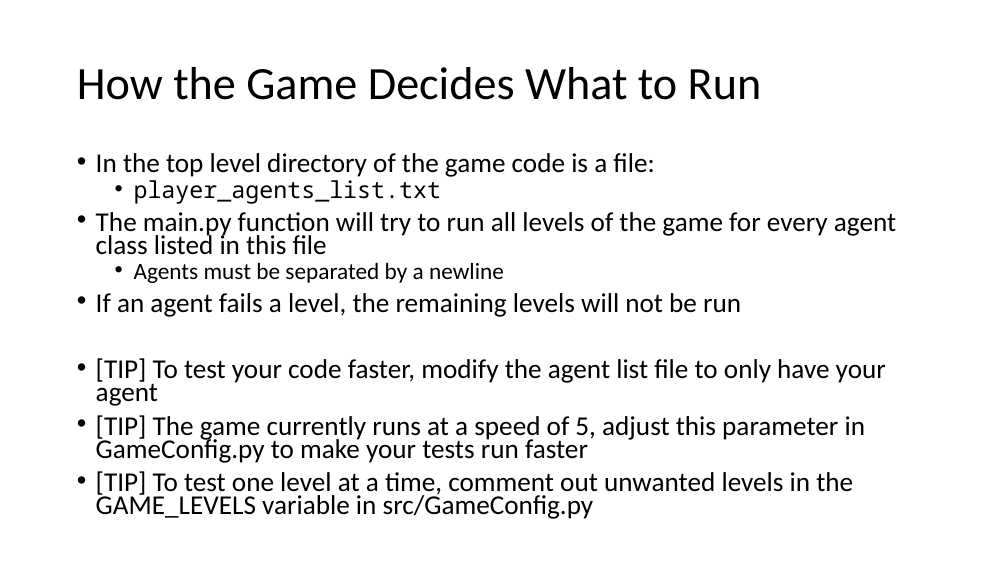
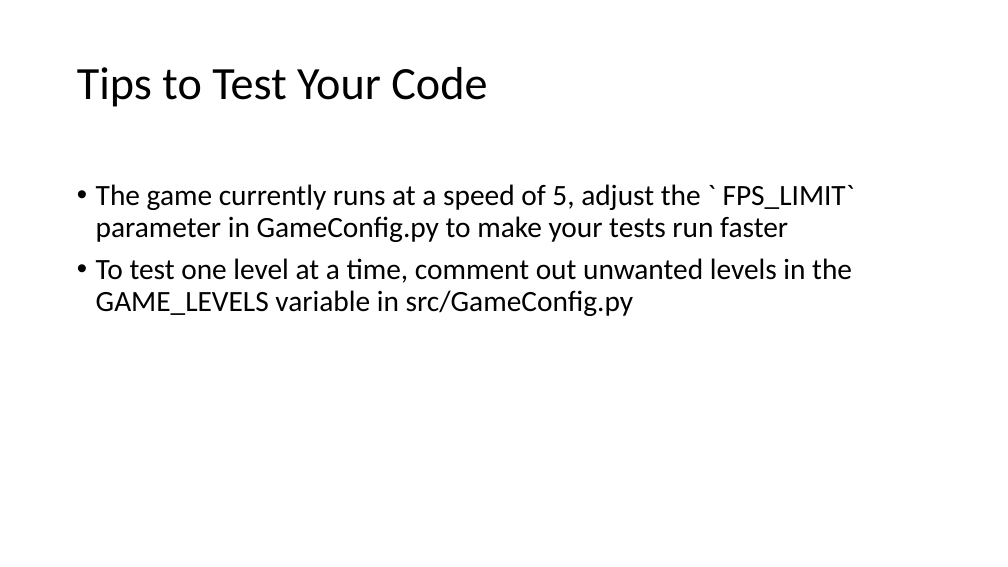
Before and after one commit to RidaHurrani/Amazon2025, a slide deck: slide 11 of slideshow/WLU_AR_Day_Activity_Instructions.pptx. Drawn at 1008x567 pixels with LibreOffice and Linux fonts; fonts in the diff are those of the drawing. Boxes give left, top, right and bottom in pixels: in the first picture for what was removed or moved away, otherwise in the second. Text is boxed around its words. In the diff, an @@ line names an element or a change of style, - is before the commit and + after.

Commit message:
Update slides to reword some points

```diff
--- a/slideshow/WLU_AR_Day_Activity_Instructions.pptx
+++ b/slideshow/WLU_AR_Day_Activity_Instructions.pptx
@@ title at [77, 67, 487, 107]: text changed @@
-How the Game Decides What to Run
+Tips to Test Your Code
@@ text at [96, 184, 855, 316]: text changed; size 25.9 to 28 pt @@
-• In the top level directory of the game code is a file:
-  • player_agents_list.txt
-• The main.py function will try to run all levels of the game for every agent class listed in this file
-  • Agents must be separated by a newline
-• If an agent fails a level, the remaining levels will not be run
-• [TIP] To test your code faster, modify the agent list file to only have your agent
-• [TIP] The game currently runs at a speed of 5, adjust this parameter in GameConfig.py to make your tests run faster
-• [TIP] To test one level at a time, comment out unwanted levels in the GAME_LEVELS variable in src/GameConfig.py
+• The game currently runs at a speed of 5, adjust the ` FPS_LIMIT` parameter in GameConfig.py to make your tests run faster
+• To test one level at a time, comment out unwanted levels in the GAME_LEVELS variable in src/GameConfig.py
```
Also in this commit, not shown: 2 other slides changed.
